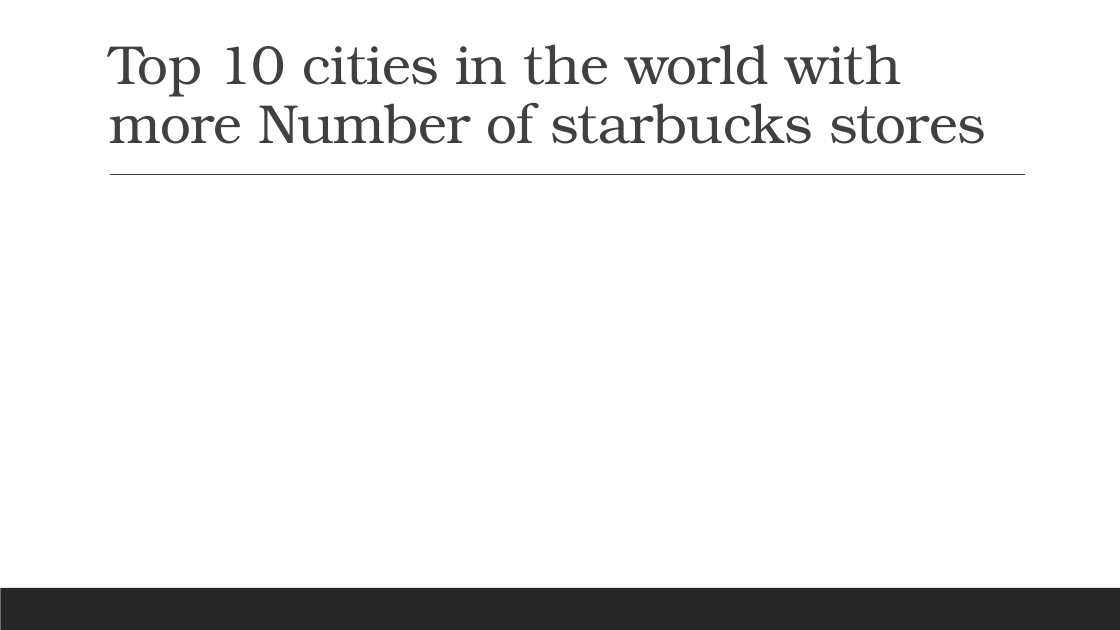
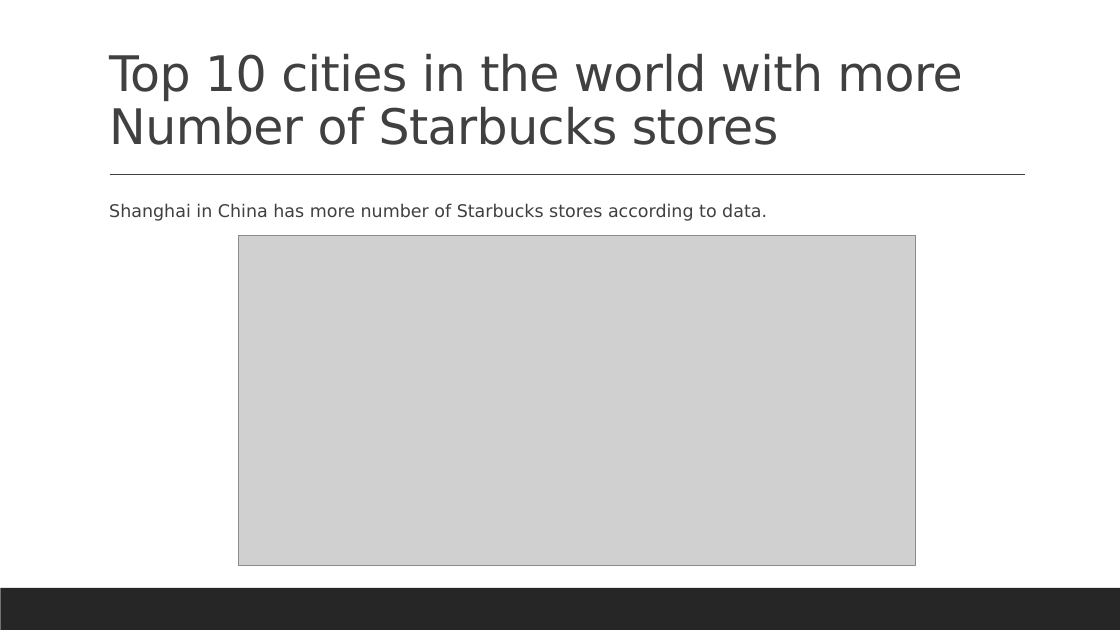
Before and after one commit to abhijitmorye/Data_Analysis_and_Visulization, a slide deck: slide 25 of Starbucks Market Analysis.pptx. Drawn at 1120x630 pixels with LibreOffice and Linux fonts; fonts in the diff are those of the drawing; grey boxes stand for pictures. Boxes give left, top, right and bottom in pixels: in the first picture for what was removed or moved away, otherwise in the second. Text is boxed around its words. In the diff, an @@ line names an element or a change of style, - is before the commit and + after.

Commit message:
CBD ppt changes

```diff
--- a/Starbucks Market Analysis.pptx
+++ b/Starbucks Market Analysis.pptx
@@ title at <box>109,53,962,145</box>: text changed; size 47 to 42 pt; font TeX Gyre Bonum to DejaVu Sans @@
-Top 10 cities in the world with more Number of starbucks stores
+Top 10 cities in the world with more Number of Starbucks stores
@@ text added at <box>109,203,767,221</box>, 15 pt, text #404040 @@
+  Shanghai in China has more number of Starbucks stores according to data.
@@ picture added at <box>239,235,916,565</box> @@
```
Also in this commit, not shown: 1 other slide changed, 2 slides added.
